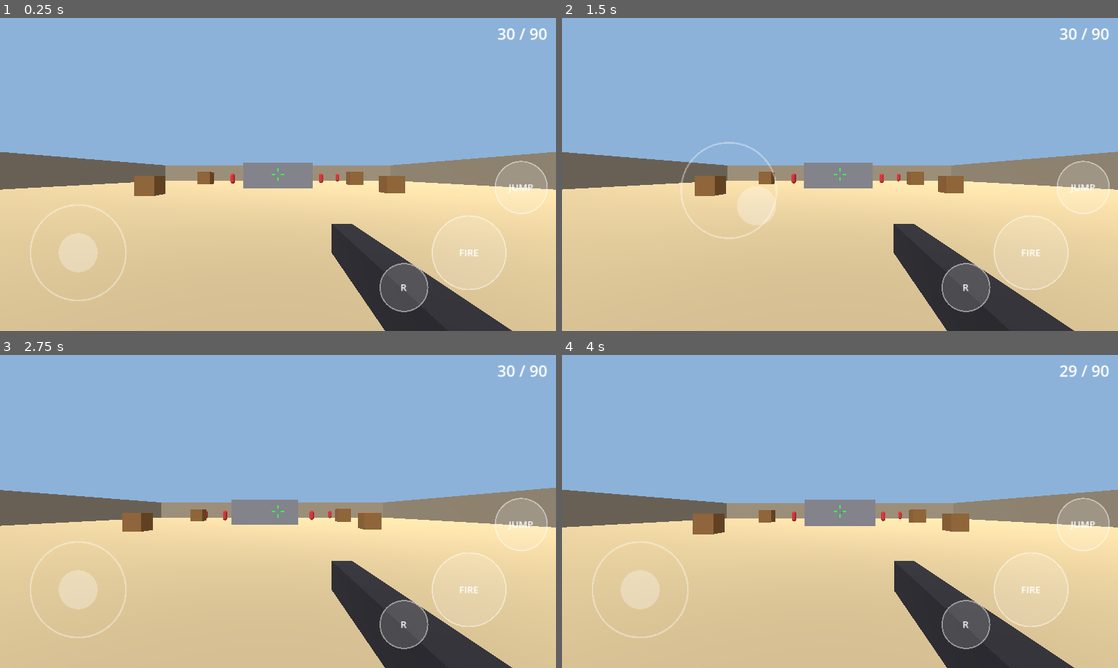
Above: before the commit, frames 1-4 (two rows, left to right).
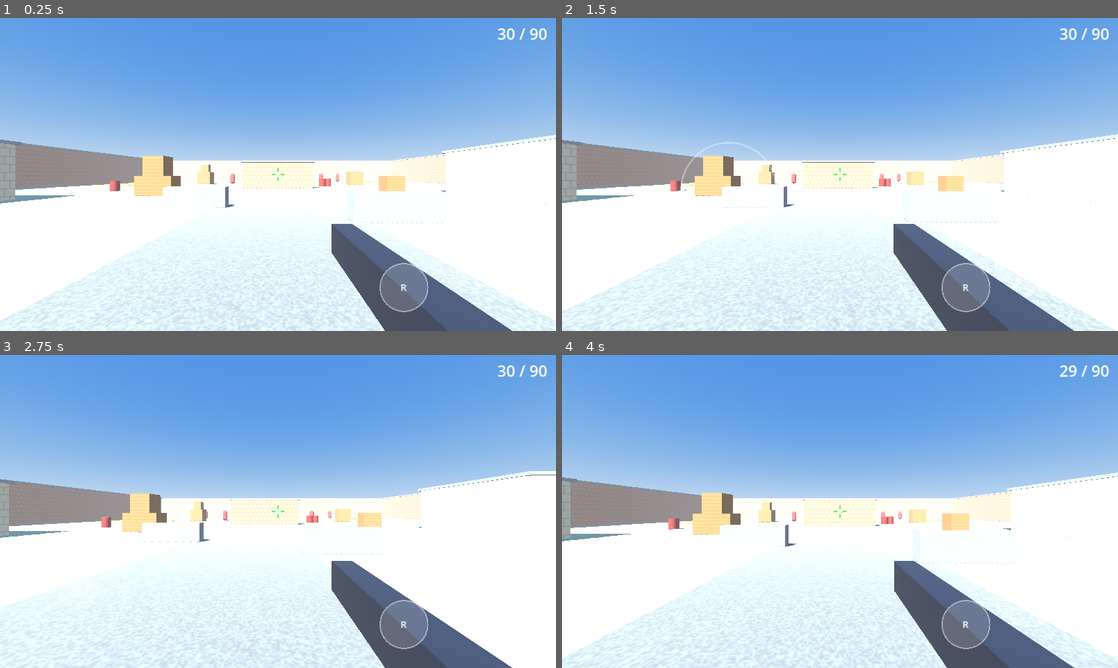
Above: after the commit, the same moments.

Repository: mega-nikitka/Cs-mobile-
Game: Godot game, scene res://main.tscn
The game is run twice, just before and just after one commit, with the same random seed, the same clock (stepped at 60 frames per second) and the same inputs.
Inputs (mouse positions are in pixels of both pictures, inside the frame that each line leads up to):
- Up to frame 1 (0.25 s): no input
- Up to frame 2 (1.5 s): tap Enter at 0.5 s; move the mouse to (962, 158) at 0.52 s; click (962, 158) at 0.67 s; tap Space at 1.25 s; drag from (728, 190) to (812, 237) at 1.27 s
- Up to frame 3 (2.75 s): move the mouse to (333, 442) at 2.02 s; click (333, 442) at 2.17 s
- Up to frame 4 (4 s): tap Enter at 2.75 s; drag from (812, 574) to (673, 464) at 2.77 s; move the mouse to (1006, 558) at 3.52 s; click (1006, 558) at 3.67 s

The runs differ from the first frame. In frame 1, 84% of the frame differs, in the area x 0-100%, y 0-100%; in frame 2, 84%; in frame 3, 84%; in frame 4, 84%.

Commit message:
Update main.gd

Diff:
--- a/main.gd
+++ b/main.gd
@@ -1,30 +1,209 @@
 extends Node3D
 
+var m_sand: StandardMaterial3D
+var m_wall: StandardMaterial3D
+var m_house: StandardMaterial3D
+var m_crate: StandardMaterial3D
+var m_concrete: StandardMaterial3D
+var m_path: StandardMaterial3D
+var m_barrel_a: StandardMaterial3D
+var m_barrel_b: StandardMaterial3D
+var m_site: StandardMaterial3D
+
 func _ready() -> void:
+	setup_environment()
+	build_materials()
+	build_map()
+	spawn_targets()
+	spawn_player()
+
+func setup_environment() -> void:
+	var sky_mat := ProceduralSkyMaterial.new()
+	sky_mat.sky_top_color = Color(0.25, 0.45, 0.8)
+	sky_mat.sky_horizon_color = Color(0.7, 0.8, 0.9)
+	sky_mat.ground_horizon_color = Color(0.7, 0.7, 0.65)
+	sky_mat.ground_bottom_color = Color(0.4, 0.38, 0.33)
+	var sky := Sky.new()
+	sky.sky_material = sky_mat
 	var env := Environment.new()
-	env.background_mode = Environment.BG_COLOR
-	env.background_color = Color(0.55, 0.7, 0.85)
-	env.ambient_light_source = Environment.AMBIENT_SOURCE_COLOR
-	env.ambient_light_color = Color(0.7, 0.7, 0.75)
+	env.background_mode = Environment.BG_SKY
+	env.sky = sky
+	env.ambient_light_source = Environment.AMBIENT_SOURCE_SKY
+	env.tonemap_mode = Environment.TONE_MAPPER_FILMIC
+	env.fog_enabled = true
+	env.fog_light_color = Color(0.75, 0.8, 0.85)
+	env.fog_density = 0.004
 	var we := WorldEnvironment.new()
 	we.environment = env
 	add_child(we)
 
 	var sun := DirectionalLight3D.new()
 	sun.rotation_degrees = Vector3(-50, -30, 0)
+	sun.light_energy = 1.2
+	sun.shadow_enabled = true
+	sun.directional_shadow_max_distance = 50.0
 	add_child(sun)
 
-	box(Vector3(0, -0.5, 0), Vector3(60, 1, 60), Color(0.76, 0.68, 0.5))
-	box(Vector3(0, 2, -30), Vector3(60, 4, 1), Color(0.6, 0.55, 0.45))
-	box(Vector3(0, 2, 30), Vector3(60, 4, 1), Color(0.6, 0.55, 0.45))
-	box(Vector3(-30, 2, 0), Vector3(1, 4, 60), Color(0.6, 0.55, 0.45))
-	box(Vector3(30, 2, 0), Vector3(1, 4, 60), Color(0.6, 0.55, 0.45))
-	box(Vector3(0, 1.5, 0), Vector3(8, 3, 1), Color(0.5, 0.5, 0.52))
-	box(Vector3(-10, 0.75, 8), Vector3(1.5, 1.5, 1.5), Color(0.55, 0.38, 0.2))
-	box(Vector3(10, 0.75, 6), Vector3(1.5, 1.5, 1.5), Color(0.55, 0.38, 0.2))
-	box(Vector3(12, 1, -8), Vector3(2, 2, 2), Color(0.55, 0.38, 0.2))
-	box(Vector3(-12, 1, -10), Vector3(2, 2, 2), Color(0.55, 0.38, 0.2))
-
+func make_tex(base: Color, v: float, pattern: int) -> ImageTexture:
+	var n := 128
+	var img := Image.create(n, n, false, Image.FORMAT_RGB8)
+	for y in n:
+		for x in n:
+			var k: float = 1.0 + randf_range(-v, v)
+			var c: Color = base * k
+			if pattern == 1:
+				if y % 32 < 2 or (x + (y >> 5) * 16) % 32 < 2:
+					c = base * 0.7
+			elif pattern == 2:
+				if y % 32 < 2:
+					c = base * 0.6
+			c.a = 1.0
+			img.set_pixel(x, y, c)
+	img.generate_mipmaps()
+	return ImageTexture.create_from_image(img)
+
+func make_mat(tex: Texture2D, tint: Color, sc: float) -> StandardMaterial3D:
+	var m := StandardMaterial3D.new()
+	m.albedo_texture = tex
+	m.albedo_color = tint
+	m.uv1_triplanar = true
+	m.uv1_scale = Vector3(sc, sc, sc)
+	m.roughness = 0.9
+	m.texture_filter = BaseMaterial3D.TEXTURE_FILTER_LINEAR_WITH_MIPMAPS
+	return m
+
+func plain(c: Color) -> StandardMaterial3D:
+	var m := StandardMaterial3D.new()
+	m.albedo_color = c
+	m.metallic = 0.3
+	m.roughness = 0.6
+	return m
+
+func build_materials() -> void:
+	m_sand = make_mat(make_tex(Color(0.76, 0.68, 0.5), 0.08, 0), Color.WHITE, 0.25)
+	m_wall = make_mat(make_tex(Color(0.72, 0.5, 0.38), 0.07, 1), Color.WHITE, 0.5)
+	m_house = make_mat(make_tex(Color(0.85, 0.8, 0.7), 0.05, 1), Color.WHITE, 0.5)
+	m_crate = make_mat(make_tex(Color(0.62, 0.43, 0.22), 0.1, 2), Color.WHITE, 1.0)
+	m_concrete = make_mat(make_tex(Color(0.55, 0.55, 0.57), 0.1, 0), Color.WHITE, 0.5)
+	m_path = make_mat(make_tex(Color(0.5, 0.45, 0.38), 0.1, 0), Color.WHITE, 0.3)
+	m_barrel_a = plain(Color(0.6, 0.15, 0.1))
+	m_barrel_b = plain(Color(0.2, 0.3, 0.4))
+	m_site = StandardMaterial3D.new()
+	m_site.albedo_color = Color(0.9, 0.65, 0.1, 0.6)
+	m_site.transparency = BaseMaterial3D.TRANSPARENCY_ALPHA
+
+func box(pos: Vector3, sz: Vector3, material: Material, collide := true) -> StaticBody3D:
+	var b := StaticBody3D.new()
+	b.position = pos
+	var m := MeshInstance3D.new()
+	var bm := BoxMesh.new()
+	bm.size = sz
+	m.mesh = bm
+	m.material_override = material
+	b.add_child(m)
+	if collide:
+		var c := CollisionShape3D.new()
+		var s := BoxShape3D.new()
+		s.size = sz
+		c.shape = s
+		b.add_child(c)
+	add_child(b)
+	return b
+
+func barrel(pos: Vector3, material: Material) -> void:
+	var b := StaticBody3D.new()
+	b.position = pos
+	var m := MeshInstance3D.new()
+	var cm := CylinderMesh.new()
+	cm.top_radius = 0.4
+	cm.bottom_radius = 0.4
+	cm.height = 1.0
+	m.mesh = cm
+	m.material_override = material
+	b.add_child(m)
+	var c := CollisionShape3D.new()
+	var s := CylinderShape3D.new()
+	s.radius = 0.4
+	s.height = 1.0
+	c.shape = s
+	b.add_child(c)
+	add_child(b)
+
+func crate(pos: Vector3, size: float) -> void:
+	box(pos, Vector3(size, size, size), m_crate)
+
+func room(pos: Vector3, w: float, d: float, h: float) -> void:
+	var door := 2.4
+	var seg := (w - door) / 2.0
+	box(Vector3(pos.x, h / 2, pos.z + d / 2), Vector3(w, h, 0.4), m_house)
+	box(Vector3(pos.x - w / 2, h / 2, pos.z), Vector3(0.4, h, d), m_house)
+	box(Vector3(pos.x + w / 2, h / 2, pos.z), Vector3(0.4, h, d), m_house)
+	box(Vector3(pos.x - (door / 2 + seg / 2), h / 2, pos.z - d / 2), Vector3(seg, h, 0.4), m_house)
+	box(Vector3(pos.x + (door / 2 + seg / 2), h / 2, pos.z - d / 2), Vector3(seg, h, 0.4), m_house)
+	box(Vector3(pos.x, 2.5 + (h - 2.5) / 2, pos.z - d / 2), Vector3(door, h - 2.5, 0.4), m_house)
+	box(Vector3(pos.x, h + 0.1, pos.z), Vector3(w + 0.6, 0.2, d + 0.6), m_concrete)
+
+func site(pos: Vector3, letter: String) -> void:
+	box(Vector3(pos.x, 0.03, pos.z), Vector3(8, 0.04, 8), m_site, false)
+	var l := Label3D.new()
+	l.text = letter
+	l.font_size = 400
+	l.pixel_size = 0.01
+	l.rotation_degrees = Vector3(-90, 0, 0)
+	l.position = Vector3(pos.x, 0.07, pos.z)
+	l.modulate = Color(1, 0.85, 0.2)
+	add_child(l)
+
+func build_map() -> void:
+	box(Vector3(0, -0.5, 0), Vector3(60, 1, 60), m_sand)
+	box(Vector3(0, 0.01, 0), Vector3(6, 0.02, 56), m_path, false)
+
+	# внешние стены с карнизом
+	box(Vector3(0, 2.5, -30), Vector3(60, 5, 1), m_wall)
+	box(Vector3(0, 2.5, 30), Vector3(60, 5, 1), m_wall)
+	box(Vector3(-30, 2.5, 0), Vector3(1, 5, 60), m_wall)
+	box(Vector3(30, 2.5, 0), Vector3(1, 5, 60), m_wall)
+	box(Vector3(0, 5.1, -30), Vector3(61, 0.2, 1.4), m_concrete, false)
+	box(Vector3(0, 5.1, 30), Vector3(61, 0.2, 1.4), m_concrete, false)
+	box(Vector3(-30, 5.1, 0), Vector3(1.4, 0.2, 61), m_concrete, false)
+	box(Vector3(30, 5.1, 0), Vector3(1.4, 0.2, 61), m_concrete, false)
+
+	# центральная стена
+	box(Vector3(0, 1.5, 0), Vector3(8, 3, 1), m_wall)
+	box(Vector3(0, 3.05, 0), Vector3(8.4, 0.1, 1.4), m_concrete, false)
+
+	# дома
+	room(Vector3(20, 0, 10), 10, 8, 3.5)
+	room(Vector3(-21, 0, 14), 8, 6, 3.5)
+	crate(Vector3(22, 0.6, 12), 1.2)
+	crate(Vector3(-22, 0.6, 16), 1.2)
+
+	# ящики
+	crate(Vector3(-10, 0.75, 8), 1.5)
+	crate(Vector3(-8.6, 0.75, 8.3), 1.5)
+	crate(Vector3(-9.3, 2.25, 8.1), 1.5)
+	crate(Vector3(10, 0.75, 6), 1.5)
+	crate(Vector3(12, 1, -8), 2.0)
+	crate(Vector3(-12, 1, -10), 2.0)
+	crate(Vector3(-12, 2.6, -10), 1.2)
+
+	# бочки
+	barrel(Vector3(6, 0.5, -4), m_barrel_a)
+	barrel(Vector3(6.9, 0.5, -4.3), m_barrel_a)
+	barrel(Vector3(-5, 0.5, -14), m_barrel_b)
+	barrel(Vector3(15, 0.5, -14), m_barrel_b)
+	barrel(Vector3(-16, 0.5, 4), m_barrel_a)
+
+	# бетонные блоки
+	box(Vector3(-4, 0.5, 14), Vector3(3, 1, 0.6), m_concrete)
+	box(Vector3(4, 0.5, 17), Vector3(3, 1, 0.6), m_concrete)
+	box(Vector3(-6, 0.5, -20), Vector3(0.6, 1, 3), m_concrete)
+
+	# площадки закладки
+	site(Vector3(-20, 0, -6), "A")
+	site(Vector3(18, 0, -18), "B")
+
+func spawn_targets() -> void:
 	var target_script := load("res://target.gd")
 	for p in [Vector3(-8, 0, -12), Vector3(0, 0, -18), Vector3(8, 0, -14), Vector3(-15, 0, -22), Vector3(14, 0, -24), Vector3(0, 0, -6)]:
 		var t := StaticBody3D.new()
@@ -32,6 +211,7 @@
 		t.position = p
 		add_child(t)
 
+func spawn_player() -> void:
 	var layer := CanvasLayer.new()
 	add_child(layer)
 	var hud := Control.new()
@@ -44,21 +224,3 @@
 	player.hud = hud
 	player.position = Vector3(0, 0.1, 24)
 	add_child(player)
-
-func box(pos: Vector3, sz: Vector3, color: Color) -> void:
-	var b := StaticBody3D.new()
-	b.position = pos
-	var m := MeshInstance3D.new()
-	var bm := BoxMesh.new()
-	bm.size = sz
-	m.mesh = bm
-	var mat := StandardMaterial3D.new()
-	mat.albedo_color = color
-	m.material_override = mat
-	b.add_child(m)
-	var c := CollisionShape3D.new()
-	var s := BoxShape3D.new()
-	s.size = sz
-	c.shape = s
-	b.add_child(c)
-	add_child(b)
